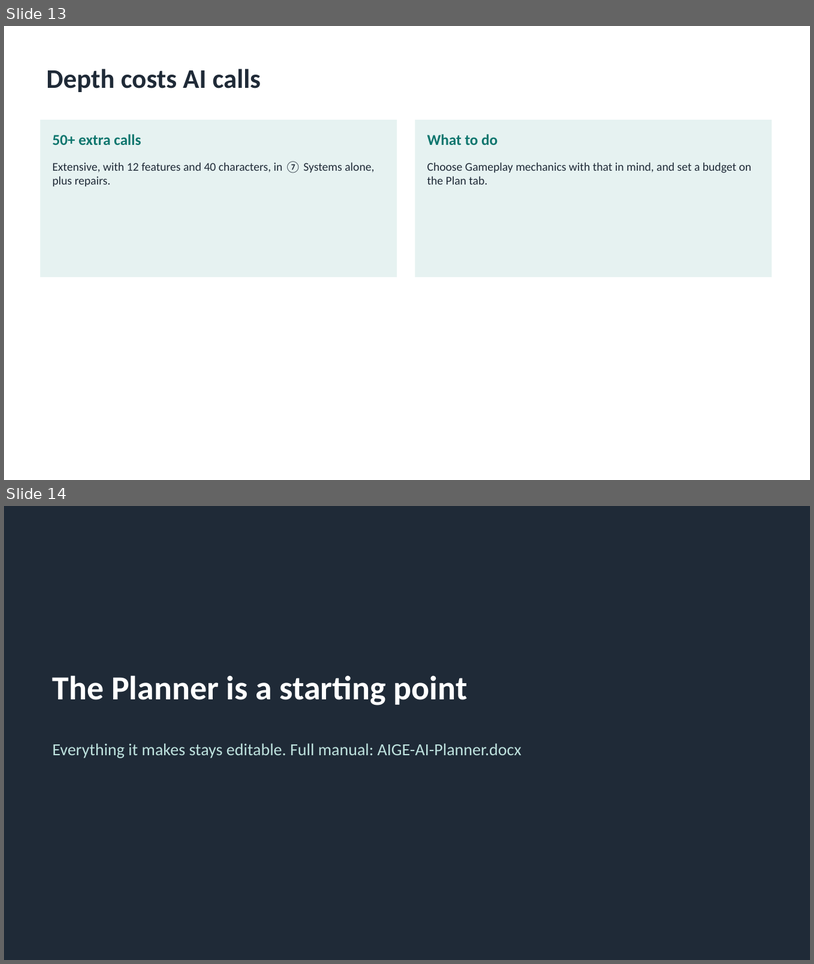
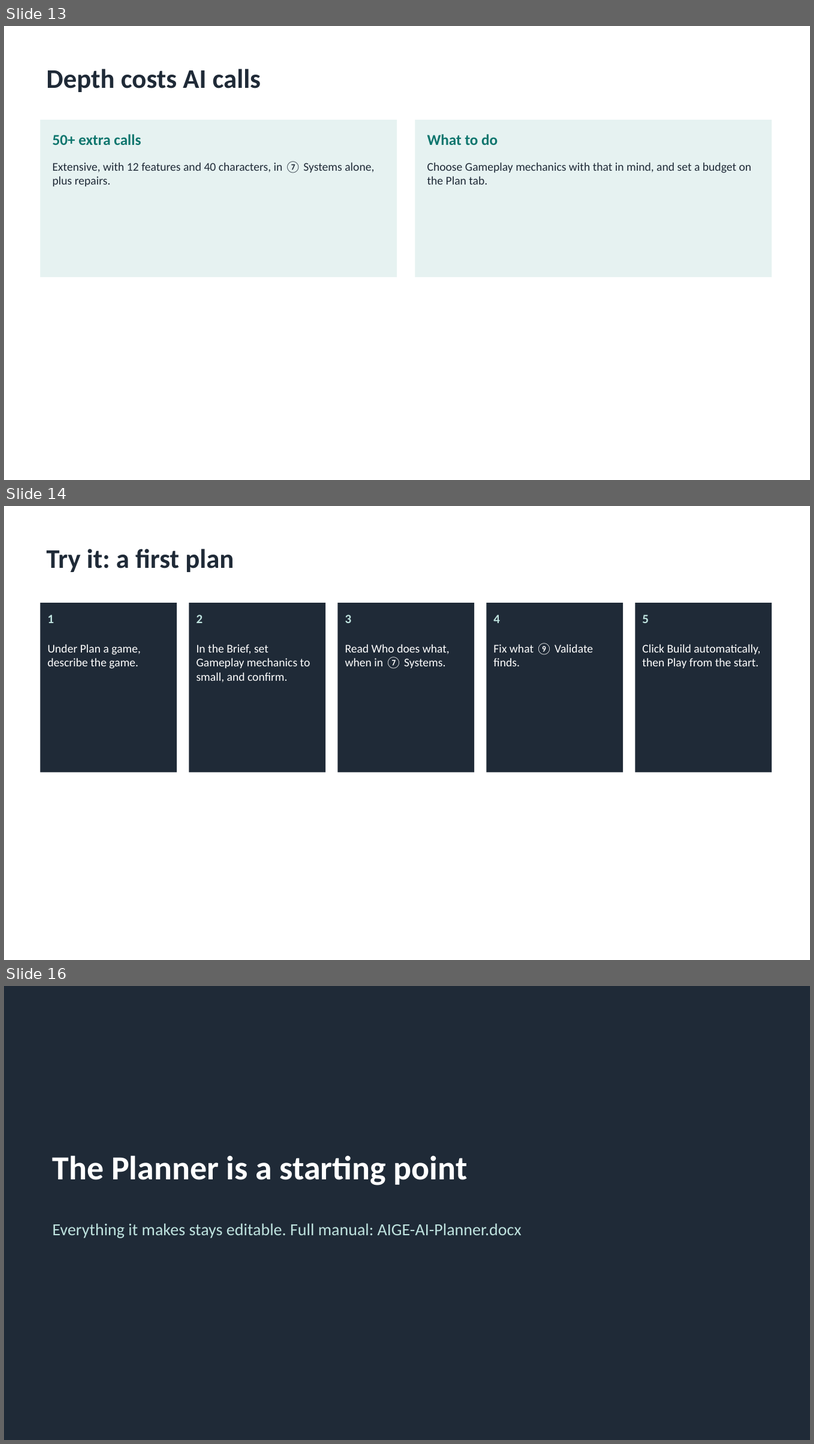
Before and after one commit to cuneyttyler/ai-gameengine-standalone, a slide deck: docs/manuals/AIGE-AI-Planner.pptx. Shown one above the other, each under a label of ours: slides 13 and 14 before the commit, slides 13, 14 and 16 after it; the slides between them are not shown. The pictures are 814x964 and 814x1444 pixels, drawn with LibreOffice and Linux fonts; fonts in the diff are those of the drawing. Boxes give left, top, right and bottom in pixels: in the first picture for what was removed or moved away, otherwise in the second. Text is boxed around its words. In the diff, an @@ line names an element or a change of style, - is before the commit and + after.

```diff
--- a/docs/manuals/AIGE-AI-Planner.pptx
+++ b/docs/manuals/AIGE-AI-Planner.pptx
@@ slide 14 added at (4,506,810,960), background #FFFFFF @@
@@ title added at (47,549,234,572), 32 pt, text #1F2A37, bold @@
+Try it: a first plan
@@ rectangle added at (40,603,177,772), fill #1F2A37 @@
@@ rectangle added at (189,603,326,772), fill #1F2A37 @@
@@ rectangle added at (338,603,474,772), fill #1F2A37 @@
@@ rectangle added at (487,603,623,772), fill #1F2A37 @@
@@ rectangle added at (636,603,772,772), fill #1F2A37 @@
@@ text added at (48,615,54,623), 15 pt, text #BFE3DF, bold @@
+1
@@ text added at (197,615,203,623), 15 pt, text #BFE3DF, bold @@
+2
@@ text added at (345,615,352,623), 15 pt, text #BFE3DF, bold @@
+3
@@ text added at (494,615,500,623), 15 pt, text #BFE3DF, bold @@
+4
@@ text added at (642,615,649,623), 15 pt, text #BFE3DF, bold @@
+5
@@ text added at (48,644,141,669), 14 pt, text #FFFFFF @@
+Under Plan a game, describe the game.
@@ text added at (197,644,311,682), 14 pt, text #FFFFFF @@
+In the Brief, set Gameplay mechanics to small, and confirm.
@@ text added at (345,644,450,669), 14 pt, text #FFFFFF @@
+Read Who does what, when in ⑦ Systems.
@@ text added at (494,643,593,666), 14 pt, text #FFFFFF @@
+Fix what ⑨ Validate finds.
@@ text added at (642,644,761,668), 14 pt, text #FFFFFF @@
+Click Build automatically, then Play from the start.
@@ what was slide 14 is now slide 16 @@
```
Also in this commit, not shown: 1 other slide added, 5 other files.
